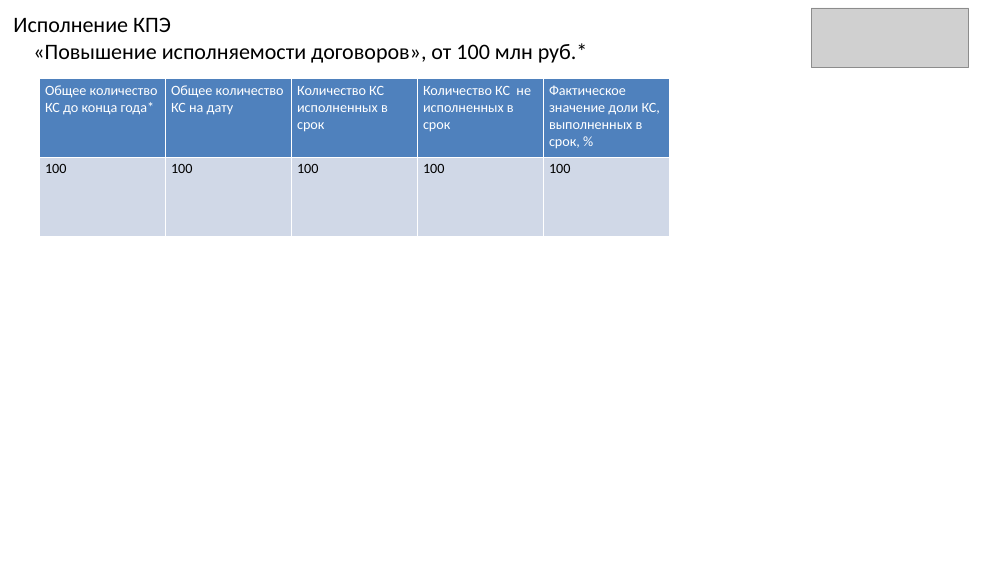
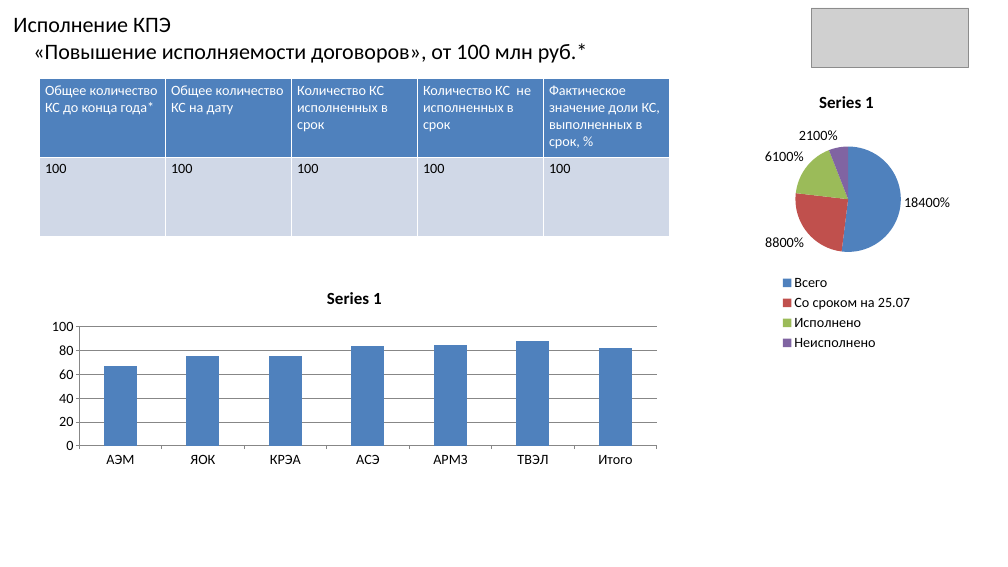
Before and after one commit to AlexeyTustik/ppt, a slide deck: slide 1 of out/new.pptx. Drawn at 1008x567 pixels with LibreOffice and Linux fonts; fonts in the diff are those of the drawing; grey boxes stand for pictures. Boxes give left, top, right and bottom in pixels: in the first picture for what was removed or moved away, otherwise in the second. Text is boxed around its words. In the diff, an @@ line names an element or a change of style, - is before the commit and + after.

```diff
--- a/out/new.pptx
+++ b/out/new.pptx
@@ pie chart added at bbox=[709, 79, 984, 354] @@
+title "Series 1"
+categories: Всего, Со сроком на 25.07, Исполнено, Неисполнено
+Series 1: 184, 88, 61, 21
@@ column chart added at bbox=[39, 276, 669, 472] @@
+title "Series 1"
+categories: АЭМ, ЯОК, КРЭА, АСЭ, АРМЗ, ТВЭЛ, Итого
+Series 1: 67, 75, 75, 83, 85, 88, 82
```
Also in this commit, not shown: 2 other files.
